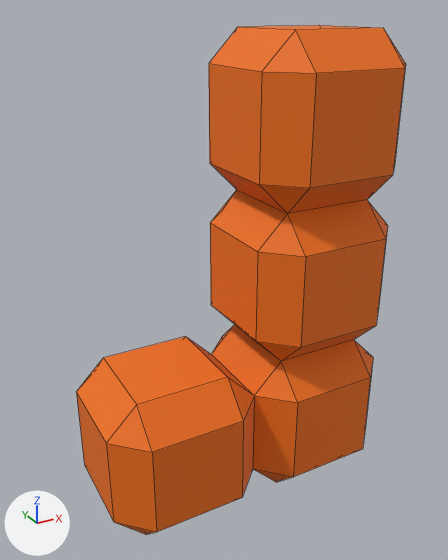
Two versions of the Blender file Assets/blocks/Model_L.blend, one commit apart.
One viewpoint serves both versions: a 50 mm camera at (-2.31, -3.18, 1.61) aimed at (-0.55, 0.03, 0.0). The axes (+X, +Y, +Z) are drawn at lower left. The lights are the same throughout. Mesh edges are drawn as thin lines.

Before the edit, the objects in view are built like this:
```python
me_l_body = bpy.data.meshes.new('L_body')
me_l_body.from_pydata(...)  # 24 vertices, 26 faces; spans x -1.0..1.0, y -1.0..1.0, z -1.0..1.0
me_l_body.materials.append(mat_l_met)  # orange #f0700f
ob_l = bpy.data.objects.new('L', me_l_body)
ob_l.location = (0.0, 0.0, 0.0)
ob_l.scale = (0.5, 0.5, 0.5)
ob_l_001 = bpy.data.objects.new('L.001', me_l_body)
ob_l_001.location = (0.0, 0.0, -1.0)
ob_l_001.scale = (0.5, 0.5, 0.5)
ob_l_002 = bpy.data.objects.new('L.002', me_l_body)
ob_l_002.location = (-1.0, 0.0, -1.0)
ob_l_002.scale = (0.5, 0.5, 0.5)
ob_l_003 = bpy.data.objects.new('L.003', me_l_body)
ob_l_003.location = (0.0, 0.0, 1.0)
ob_l_003.scale = (0.5, 0.5, 0.5)
```
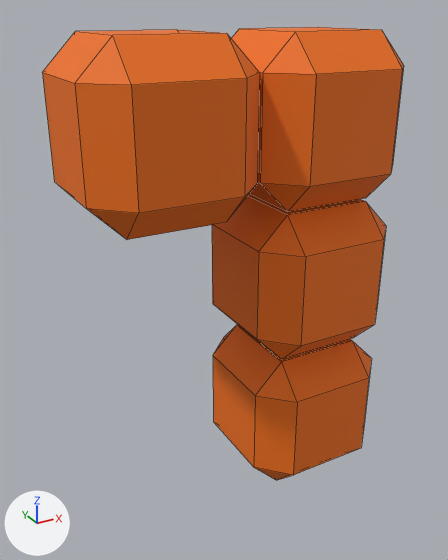
Location of each change, [x1, y1, x2, y2] in pixels of the pictures (448 x 560 px):
'L.003', moved, rescaled (11% wider, 11% taller): before [209, 25, 406, 214]; after [42, 30, 260, 240]
'L.002', moved, rescaled: before [76, 337, 254, 534]; after [231, 27, 404, 212]
'L', rescaled: before [210, 190, 388, 361]; after [212, 194, 386, 359]
'L.001', rescaled: before [212, 325, 373, 482]; after [213, 325, 371, 480]

What the commit changed:
Object 'L' (ob_l) is rescaled from (0.5, 0.5, 0.5) to (0.49, 0.49, 0.49).
Object 'L.001' (ob_l_001) is rescaled from (0.5, 0.5, 0.5) to (0.49, 0.49, 0.49).
Object 'L.002' (ob_l_002) moves from (-1.0, 0.0, -1.0) to (0.0, 0.0, 1.0).
Object 'L.002' (ob_l_002) is rescaled from (0.5, 0.5, 0.5) to (0.49, 0.49, 0.49).
Object 'L.003' (ob_l_003) moves from (0.0, 0.0, 1.0) to (-1.0, 0.0, 1.0).
Object 'L.003' (ob_l_003) is rescaled from (0.5, 0.5, 0.5) to (0.49, 0.49, 0.49).
